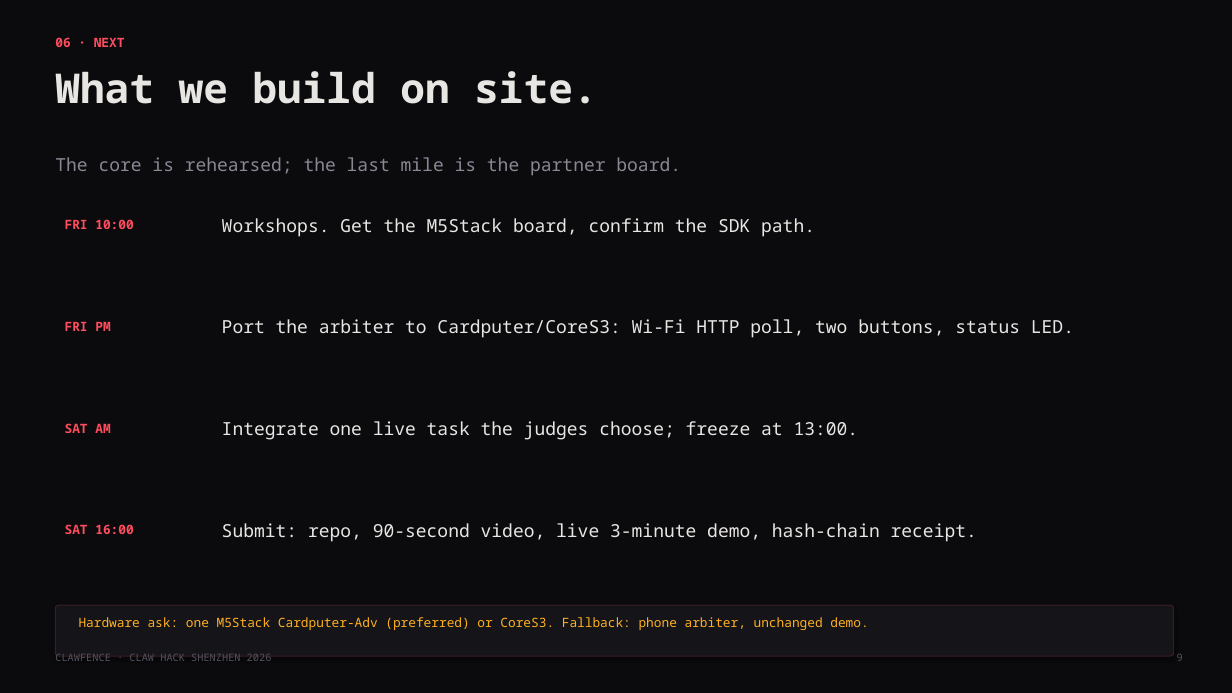
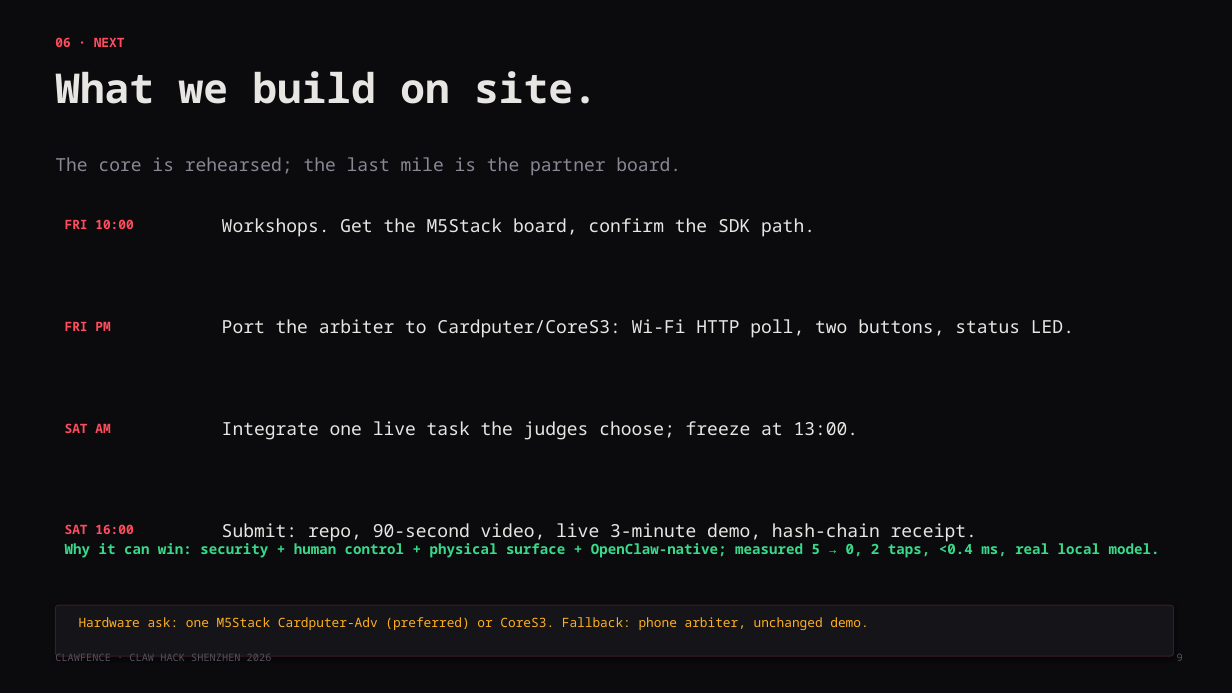
Before and after one commit to tedinroc/clawfence, a slide deck: slide 9 of demo/clawfence-deck.pptx. Drawn at 1232x693 pixels with LibreOffice and Linux fonts; fonts in the diff are those of the drawing. Boxes give left, top, right and bottom in pixels: in the first picture for what was removed or moved away, otherwise in the second. Text is boxed around its words. In the diff, an @@ line names an element or a change of style, - is before the commit and + after.

```diff
--- a/demo/clawfence-deck.pptx
+++ b/demo/clawfence-deck.pptx
@@ text added at (x1=65, y1=541, x2=1160, y2=558), 11 pt, text #39D98A, bold @@
+Why it can win: security + human control + physical surface + OpenClaw-native; measured 5 → 0, 2 taps, <0.4 ms, real local model.
```
Also in this commit, not shown: 2 other files.
